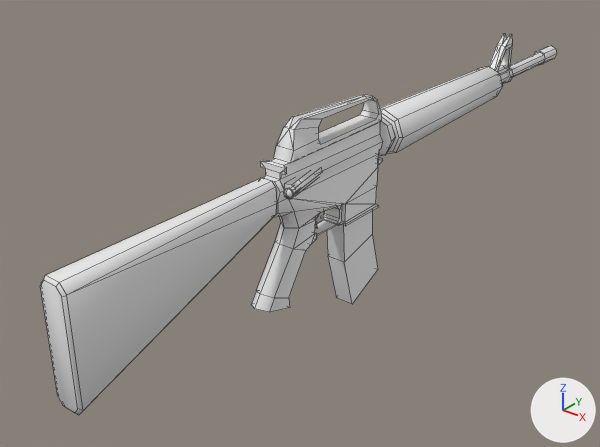
Two versions of the FBX model media/models_x/weapons/Firearms/M16A2.fbx, one commit apart.
One viewpoint serves both versions: a camera (50 mm lens) standing at (0.331, -0.395, 0.243) and looking at (-0.043, 0.072, -0.046). Lighting does not change. The marker at lower right points along +X, +Y and +Z. Mesh edges are drawn as thin lines.

Names of what the first picture shows: 'M16A2'.
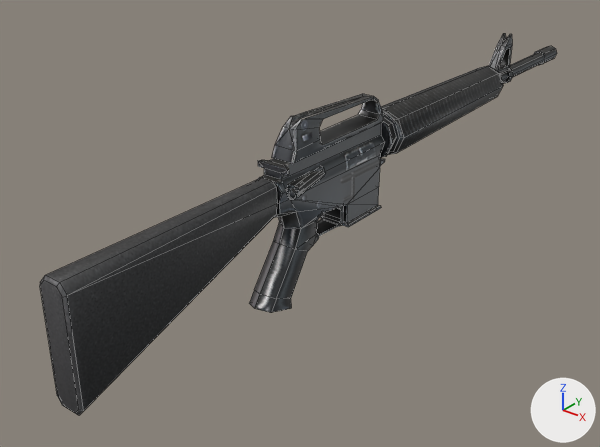
Pixel boxes (x1, y1, x2, y2) of what changed, in the pictures (600 x 447 px; the box of a moved part takes in the faces that stretch with it):
'M16A2', reshaped: before (41, 33, 557, 415); after (40, 33, 557, 415)
part 1 of me_m16a2, moved or reshaped: before (285, 170, 320, 197); after (287, 169, 325, 197)
part 2 of me_m16a2, deleted: before (327, 211, 378, 304)
part 3 of me_m16a2, moved or reshaped: before (251, 66, 503, 312); after (250, 66, 503, 313)
part 4 of me_m16a2, recoloured (white to grey): (41, 33, 557, 415) in both

Patch to the scene script:
```diff
--- a/media/models_x/weapons/Firearms/M16A2.fbx.py
+++ b/media/models_x/weapons/Firearms/M16A2.fbx.py
@@ img_m16_png @@
+img_m16_png = load_image('M16.png', '../../../textures/weapons/Firearms/M16.png', 512, 512, 'sRGB')
@@ mat_m16 @@
+mat_m16 = principled_material('m16')
+mat_m16.texture = img_m16_png
@@ me_m16a2 @@
 # used by ob_m16a2; location = (0.0, 0.0, 0.0)
-me_m16a2.from_pydata(...)  # 411 vertices, 344 faces; spans x -0.019..0.019, y -0.186..0.433, z -0.103..0.066
+me_m16a2.from_pydata(...)  # 399 vertices, 335 faces; spans x -0.02..0.02, y -0.186..0.433, z -0.069..0.066
+# me_m16a2 part 1: the loose piece of 14 vertices spanning x 0.004..0.017, y -0.007..0.034, z 0.02..0.028 is moved by (0.003, 0.0, 0.0), in mat_m16 (picture img_m16_png)
+# me_m16a2 part 2: the loose piece of 12 vertices spanning x -0.008..0.008, y 0.061..0.111, z -0.103..-0.026 is deleted
+# me_m16a2 part 3: 88 vertices moved from x -0.019..0.019, y -0.025..0.12, z -0.062..0.061 to x -0.02..0.02, y -0.025..0.12, z -0.062..0.061; 130 vertices removed from x -0.017..0.018, y -0.011..0.118, z -0.069..0.066; 114 vertices added at x -0.018..0.02, y -0.011..0.118, z -0.069..0.066
+# me_m16a2 part 4: 195 faces spanning x -0.02..0.02, y -0.186..0.433, z -0.062..0.066 switch from no material to mat_m16 (picture img_m16_png)
```
